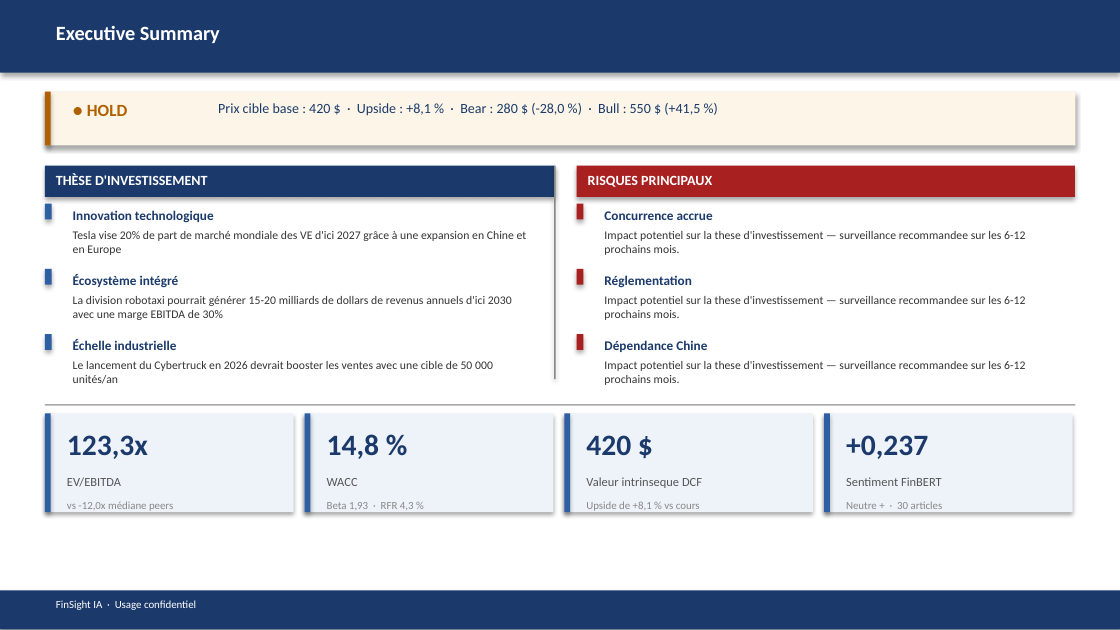
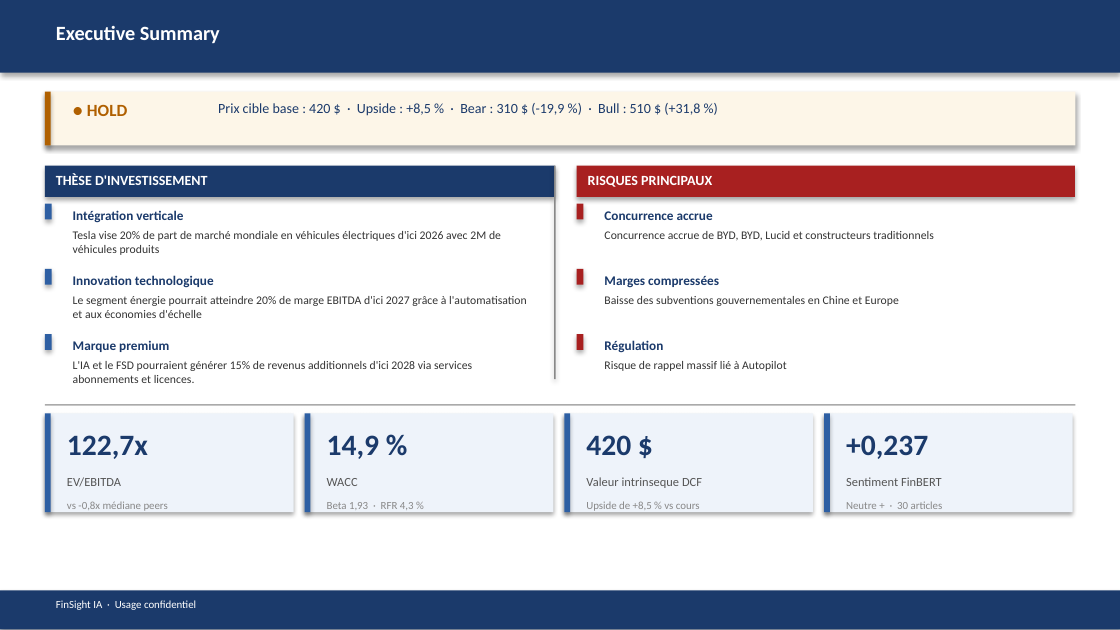
Before and after one commit to baptistejeh07-art/finsight-ia, a slide deck: slide 2 of preview/TSLA/TSLA_pitchbook.pptx. Drawn at 1120x630 pixels with LibreOffice and Linux fonts; fonts in the diff are those of the drawing. Boxes give left, top, right and bottom in pixels: in the first picture for what was removed or moved away, otherwise in the second. Text is boxed around its words. In the diff, an @@ line names an element or a change of style, - is before the commit and + after.

```diff
--- a/preview/TSLA/TSLA_pitchbook.pptx
+++ b/preview/TSLA/TSLA_pitchbook.pptx
@@ text at (x1=218, y1=103, x2=700, y2=116): text changed @@
-Prix cible base : 420 $ · Upside : +8,1 % · Bear : 280 $ (-28,0 %) · Bull : 550 $ (+41,5 %)
+Prix cible base : 420 $ · Upside : +8,5 % · Bear : 310 $ (-19,9 %) · Bull : 510 $ (+31,8 %)
@@ text at (x1=73, y1=231, x2=501, y2=255): text changed @@
-Tesla vise 20% de part de marché mondiale des VE d'ici 2027 grâce à une expansion en Chine et en Europe
+Tesla vise 20% de part de marché mondiale en véhicules électriques d'ici 2026 avec 2M de véhicules produits
@@ text added at (x1=73, y1=210, x2=183, y2=223), 8.5 pt, text #1B3A6B, bold @@
+Intégration verticale
@@ text at (x1=604, y1=231, x2=934, y2=240): text changed @@
-Impact potentiel sur la these d'investissement — surveillance recommandee sur les 6-12 prochains mois.
+Concurrence accrue de BYD, BYD, Lucid et constructeurs traditionnels
@@ text "Innovation technologique" moved from (x1=73, y1=210, x2=214, y2=223) to (x1=73, y1=275, x2=214, y2=288) @@
@@ text at (x1=73, y1=296, x2=527, y2=318): text changed @@
-La division robotaxi pourrait générer 15-20 milliards de dollars de revenus annuels d'ici 2030 avec une marge EBITDA de 30%
+Le segment énergie pourrait atteindre 20% de marge EBITDA d'ici 2027 grâce à l'automatisation et aux économies d'échelle
@@ text removed at (x1=73, y1=274, x2=179, y2=288) @@
-Écosystème intégré
@@ text at (x1=604, y1=276, x2=719, y2=288): text changed @@
-Réglementation
+Marges compressées
@@ text at (x1=604, y1=296, x2=899, y2=306): text changed @@
-Impact potentiel sur la these d'investissement — surveillance recommandee sur les 6-12 prochains mois.
+Baisse des subventions gouvernementales en Chine et Europe
@@ text at (x1=73, y1=341, x2=169, y2=352): text changed @@
-Échelle industrielle
+Marque premium
@@ text at (x1=604, y1=340, x2=663, y2=353): text changed @@
-Dépendance Chine
+Régulation
@@ text at (x1=73, y1=361, x2=472, y2=383): text changed @@
-Le lancement du Cybertruck en 2026 devrait booster les ventes avec une cible de 50 000 unités/an
+L'IA et le FSD pourraient générer 15% de revenus additionnels d'ici 2028 via services abonnements et licences.
@@ text at (x1=604, y1=361, x2=787, y2=371): text changed @@
-Impact potentiel sur la these d'investissement — surveillance recommandee sur les 6-12 prochains mois.
+Risque de rappel massif lié à Autopilot
@@ text at (x1=67, y1=435, x2=148, y2=459): text changed @@
-123,3x
+122,7x
@@ text at (x1=327, y1=435, x2=379, y2=459): text changed @@
-14,8 %
+14,9 %
@@ text at (x1=67, y1=501, x2=168, y2=511): text changed @@
-vs -12,0x médiane peers
+vs -0,8x médiane peers
```
Also in this commit, not shown: 14 other slides changed, 6 other files.
